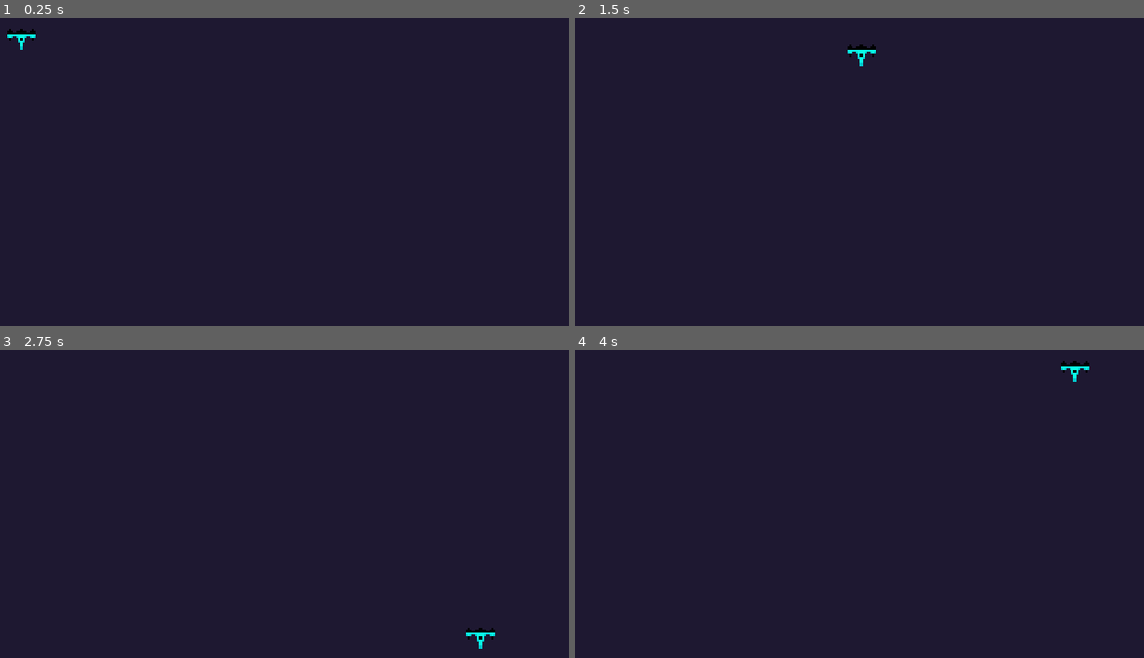
Above: before the commit, frames 1-4 (two rows, left to right).
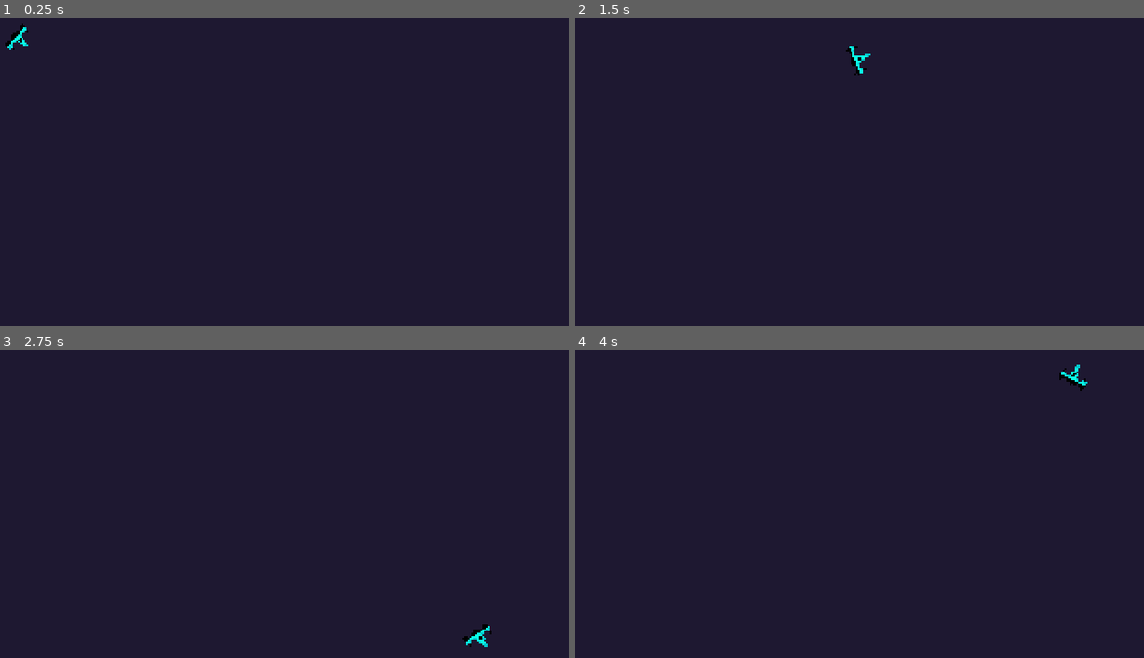
Above: after the commit, the same moments.

Repository: NicSkilzz/Space-360
Game: Godot game, scene res://World.tscn
Same seed, same stepped clock (60 frames per second), same inputs: the game is played once before the commit and once after it.
Inputs (mouse positions are in pixels of both pictures, inside the frame that each line leads up to):
- Up to frame 1 (0.25 s): no input
- Up to frame 2 (1.5 s): tap Enter at 0.5 s; move the mouse to (939, 107) at 0.52 s; hold Right (ui_right) 0.53-1.28 s; move the mouse to (631, 156) at 1.27 s; hold Down (ui_down) from 1.28 s (still down)
- Up to frame 3 (2.75 s): move the mouse to (278, 359) at 2.02 s; release Down (ui_down) at 2.03 s; hold Right (ui_right) from 2.03 s (still down)
- Up to frame 4 (4 s): move the mouse to (740, 559) at 2.77 s; release Right (ui_right) at 2.78 s; hold Up (ui_up) 2.78-3.53 s; tap Space at 3.5 s; move the mouse to (996, 534) at 3.52 s; hold Left (ui_left) from 3.53 s (still down)

The runs differ from the first frame. In frame 1, 0.2% of the frame differs, in the area x 0-7%, y 1-11%; in frame 2, 0.2%, in the area x 47-53%, y 8-19%; in frame 3, 0.2%; in frame 4, 0.2%.

Commit message:
Look at mouse + bullet scene
Look at mouse + bullet scene

Diff:
--- /dev/null
+++ b/Space 360/Bullet.tscn
@@ -0,0 +1,16 @@
+[gd_scene load_steps=3 format=2]
+
+[ext_resource path="res://projectile.png" type="Texture" id=1]
+
+[sub_resource type="RectangleShape2D" id=1]
+extents = Vector2( 0.5, 1.5 )
+
+[node name="Bullet" type="RigidBody2D"]
+
+[node name="Sprite" type="Sprite" parent="."]
+texture = ExtResource( 1 )
+centered = false
+
+[node name="CollisionShape2D" type="CollisionShape2D" parent="."]
+position = Vector2( 0.5, 1.5 )
+shape = SubResource( 1 )
--- a/Space 360/Player.gd
+++ b/Space 360/Player.gd
@@ -8,6 +8,9 @@
 var velocity = Vector2()
 
 #onready var engine_sound = $EngineSound
+func _process(delta):
+	look_at(get_global_mouse_position())
+
 
 func get_input_direction():
 	input_direction = Vector2()
--- a/Space 360/Player.tscn
+++ b/Space 360/Player.tscn
@@ -20,6 +20,7 @@
 script = ExtResource( 2 )
 
 [node name="AnimatedSprite" type="AnimatedSprite" parent="."]
+rotation = 1.5708
 frames = SubResource( 1 )
 
 [node name="CollisionShape2D" type="CollisionShape2D" parent="."]
